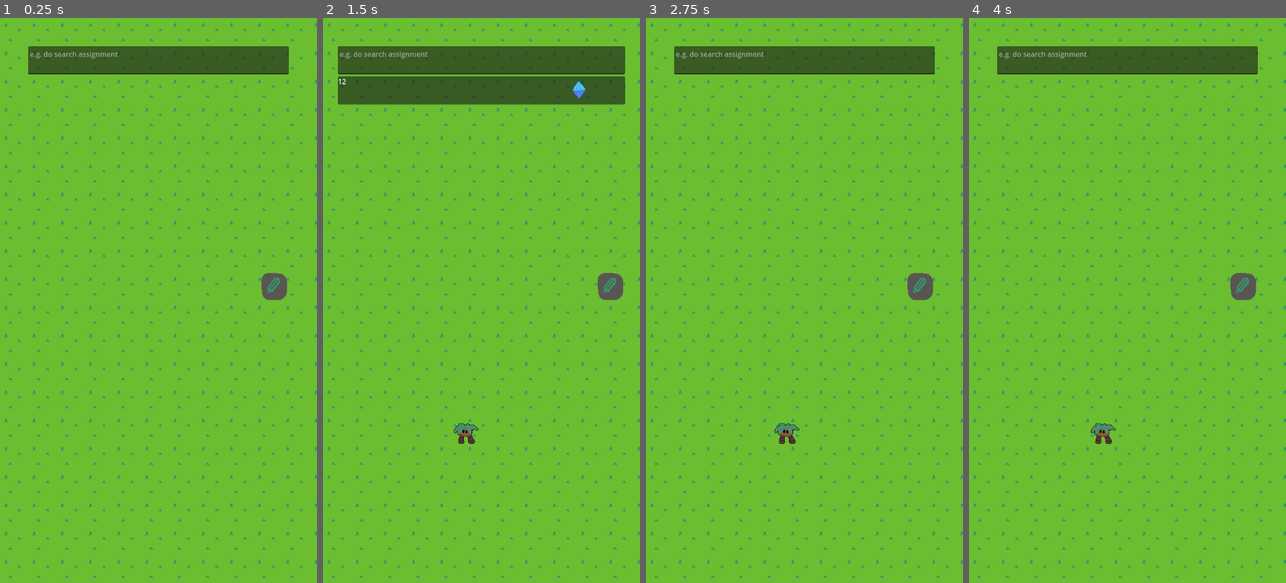
Above: before the commit, frames 1-4 (left to right).
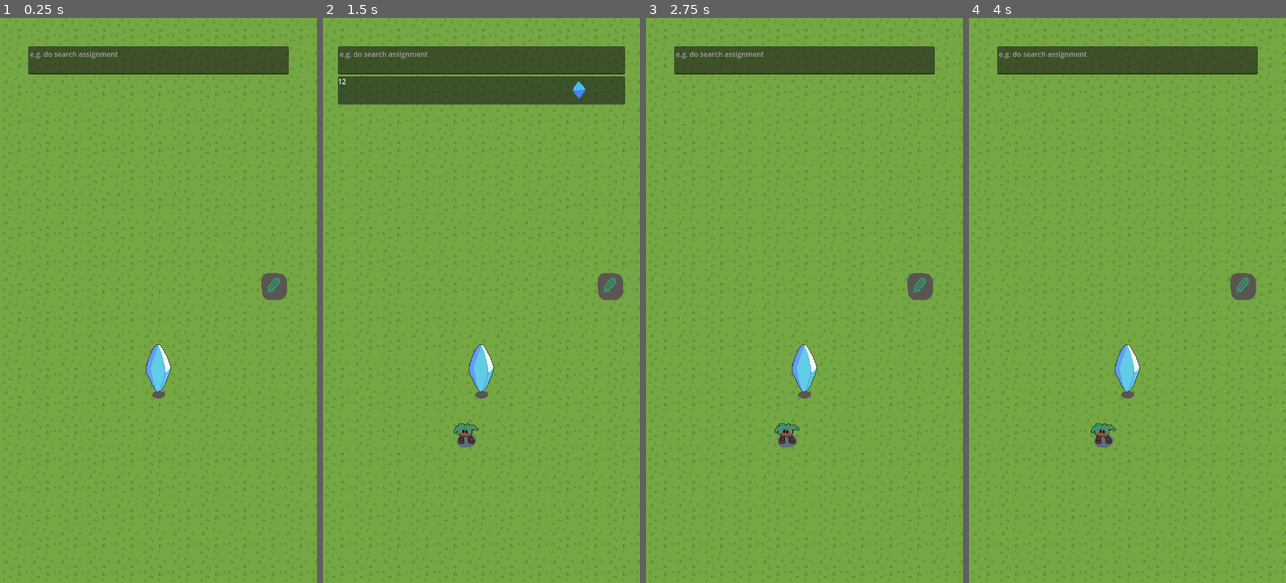
Above: after the commit, the same moments.

Repository: YewChian/todook
Game: Godot game, scene res://main.tscn
Two runs of this game, one before a commit and one after it. Both use one fixed random seed, a clock stepped at 60 frames per second and the inputs below.
Inputs (mouse positions are in pixels of both pictures, inside the frame that each line leads up to):
- Up to frame 1 (0.25 s): no input
- Up to frame 2 (1.5 s): click (481, 63) at 0.52 s; type "12" at 0.6 s; click (598, 289) at 1.25 s
- Up to frame 3 (2.75 s): click (902, 91) at 2 s
- Up to frame 4 (4 s): click (1244, 289) at 2.75 s; click (1244, 289) at 3.5 s

The runs differ from the first frame. In frame 1, 8.9% of the frame differs, in the area x 0-100%, y 0-100%; in frame 2, 8.5%; in frame 3, 9.0%; in frame 4, 9.0%.

Commit message:
added greatcrystal

Diff:
--- /dev/null
+++ b/Structures/GreatCrystal.tscn
@@ -0,0 +1,16 @@
+[gd_scene load_steps=3 format=3 uid="uid://btad68awl2l2b"]
+
+[ext_resource type="Texture2D" uid="uid://c7x3cw348ueor" path="res://Assets/Structures/GreatCrystal.png" id="1_6slyi"]
+
+[sub_resource type="CircleShape2D" id="CircleShape2D_u46fx"]
+radius = 36.4006
+
+[node name="GreatCrystal" type="StaticBody2D"]
+y_sort_enabled = true
+
+[node name="Sprite2D" type="Sprite2D" parent="."]
+texture = ExtResource("1_6slyi")
+
+[node name="Skeleton" type="CollisionShape2D" parent="."]
+position = Vector2(0, 35)
+shape = SubResource("CircleShape2D_u46fx")
--- /dev/null
+++ b/Structures/boulder.tscn
@@ -0,0 +1,15 @@
+[gd_scene load_steps=3 format=3 uid="uid://chdodakc0sgg5"]
+
+[ext_resource type="Texture2D" uid="uid://caj8b0noqgy75" path="res://Assets/Structures/Boulder.png" id="1_ru0re"]
+
+[sub_resource type="CircleShape2D" id="CircleShape2D_uegkh"]
+radius = 34.0147
+
+[node name="Boulder" type="StaticBody2D"]
+
+[node name="Sprite2D" type="Sprite2D" parent="."]
+texture_filter = 1
+texture = ExtResource("1_ru0re")
+
+[node name="Skeleton" type="CollisionShape2D" parent="."]
+shape = SubResource("CircleShape2D_uegkh")
--- a/main.tscn
+++ b/main.tscn
@@ -1,8 +1,9 @@
-[gd_scene load_steps=6 format=3 uid="uid://hd4a3bbqhfye"]
+[gd_scene load_steps=7 format=3 uid="uid://hd4a3bbqhfye"]
 
 [ext_resource type="Script" path="res://main.gd" id="1_4xhu1"]
 [ext_resource type="Texture2D" uid="uid://c2xybvn514dq6" path="res://Assets/WriteButton.png" id="2_fp7l5"]
 [ext_resource type="Texture2D" uid="uid://dpq5sp4mmhw47" path="res://Assets/Grass.png" id="3_pyy60"]
+[ext_resource type="PackedScene" uid="uid://btad68awl2l2b" path="res://Structures/GreatCrystal.tscn" id="4_064u3"]
 
 [sub_resource type="TileSetAtlasSource" id="TileSetAtlasSource_g4rno"]
 texture = ExtResource("3_pyy60")
@@ -61,4 +62,9 @@
 format = 2
 layer_0/tile_data = PackedInt32Array(-4, 0, 0, 1245197, 0, 0, 1179660, 0, 0, 1114123, 0, 0, 1048586, 0, 0, 983049, 0, 0 …(6071 unchanged characters)…
 
+[node name="Structures" type="Node2D" parent="."]
+
+[node name="GreatCrystal" parent="Structures" instance=ExtResource("4_064u3")]
+position = Vector2(360, 800)
+
 [connection signal="pressed" from="CanvasLayer/CenterContainer/MarginContainer/VBoxContainer/TextureButton" to="." method="_on_texture_button_pressed"]
--- a/project.godot
+++ b/project.godot
@@ -24,6 +24,7 @@
 
 [rendering]
 
+textures/canvas_textures/default_texture_filter=0
 renderer/rendering_method="gl_compatibility"
 renderer/rendering_method.mobile="gl_compatibility"
 textures/vram_compression/import_etc2_astc=true
Binary file changed: Assets/Grass.png
Binary file added: Assets/Structures/Boulder.png
Not shown, added: Assets/Structures/Boulder.png.import
Binary file added: Assets/Structures/GreatCrystal.png
Not shown, added: Assets/Structures/GreatCrystal.png.import
Binary file changed: Assets/Tolumber.png
